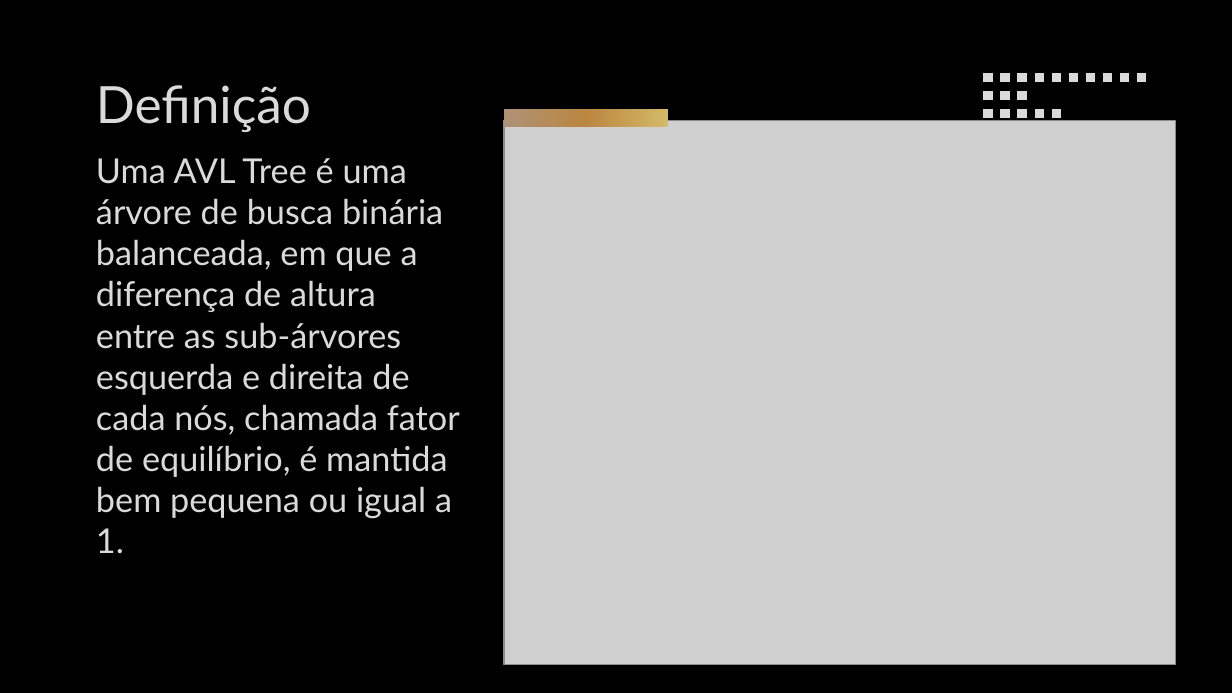
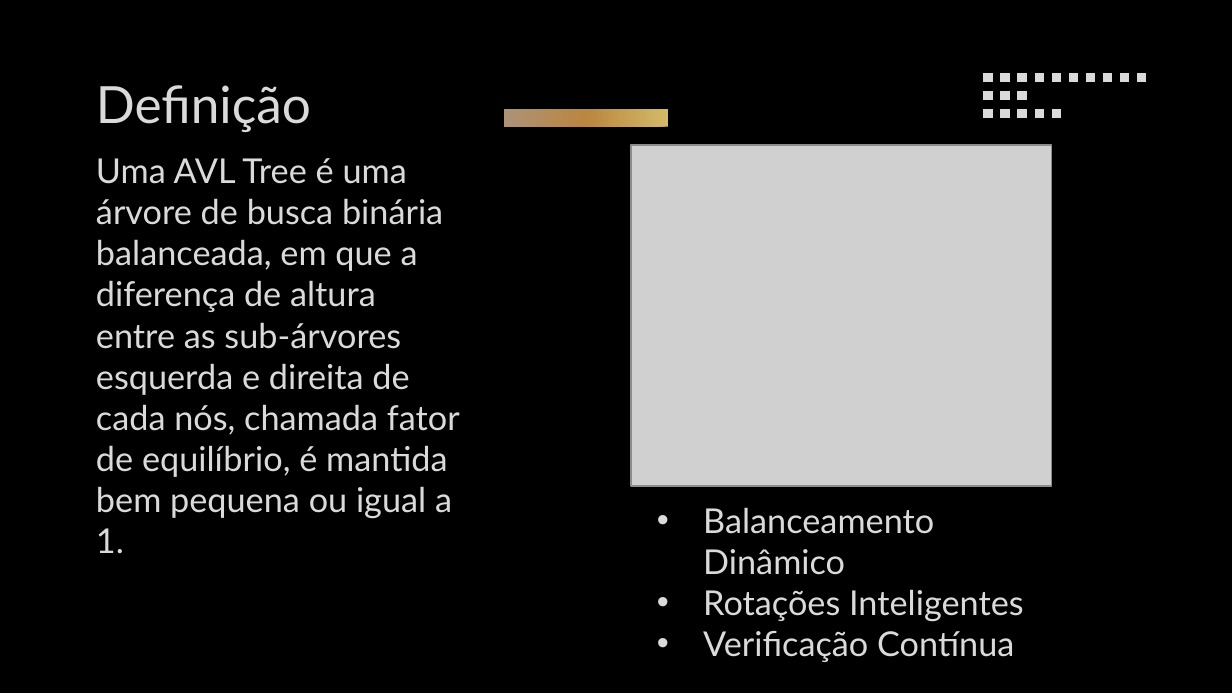
Before and after one commit to henriksson666/Algorithms-and-Data-Structures, a slide deck: slide 2 of Data Structures/src/AVL Tree.pptx. Drawn at 1232x693 pixels with LibreOffice and Linux fonts; fonts in the diff are those of the drawing; grey boxes stand for pictures; background and template pictures are left out. Boxes give left, top, right and bottom in pixels: in the first picture for what was removed or moved away, otherwise in the second. Text is boxed around its words. In the diff, an @@ line names an element or a change of style, - is before the commit and + after.

```diff
--- a/Data Structures/src/AVL Tree.pptx
+++ b/Data Structures/src/AVL Tree.pptx
@@ picture: place and size @@
-picture at (504, 121, 1175, 665)
+picture at (631, 145, 1051, 487)
@@ text added at (703, 507, 1024, 662), 20 pt, text #DADADA @@
+• Balanceamento Dinâmico
+• Rotações Inteligentes
+• Verificação Contínua
```
